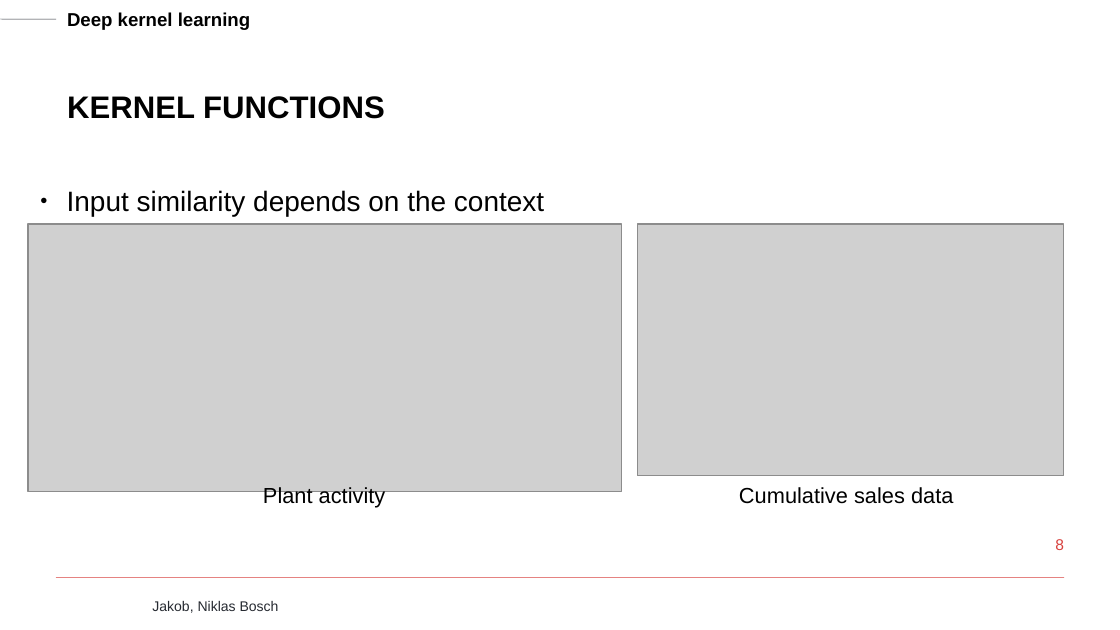
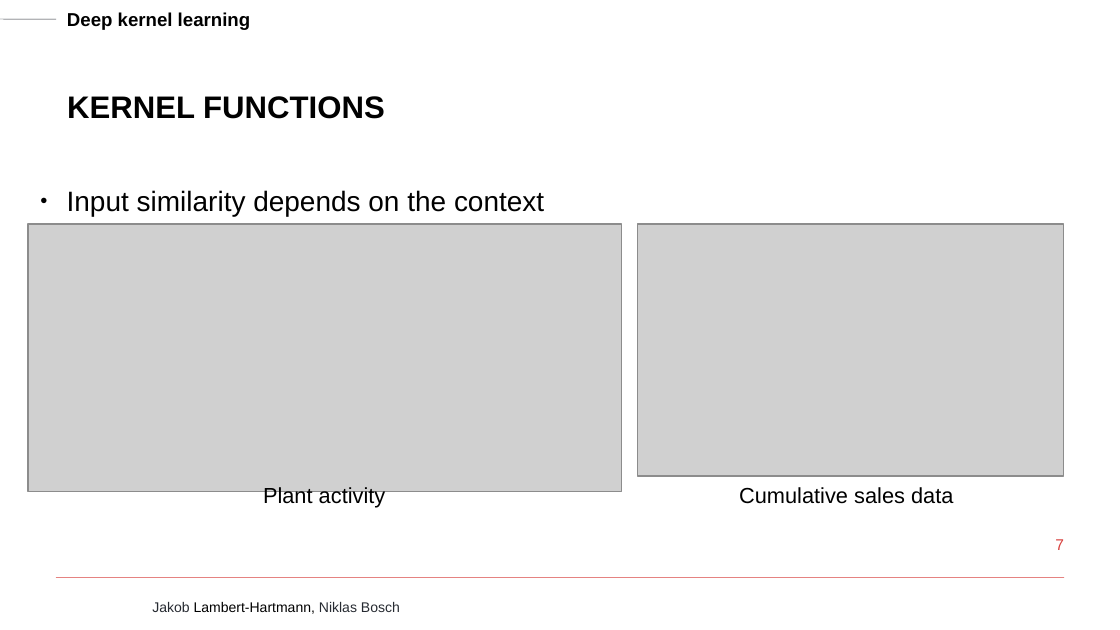
Before and after one commit to Naehrwerte/deep-kernel-learning, a slide deck: slide 7 of slides/jakob-slides.pptx (slide 8 before the commit). Drawn at 1120x630 pixels with LibreOffice and Linux fonts; fonts in the diff are those of the drawing; grey boxes stand for pictures; background and template pictures are left out. Boxes give left, top, right and bottom in pixels: in the first picture for what was removed or moved away, otherwise in the second. Text is boxed around its words. In the diff, an @@ line names an element or a change of style, - is before the commit and + after.

```diff
--- a/slides/jakob-slides.pptx
+++ b/slides/jakob-slides.pptx
@@ page number at bbox=[1055, 539, 1064, 550]: text changed @@
-8
+7
@@ text at bbox=[152, 602, 400, 614]: text changed; text colour #262A31 to #000000 @@
-Jakob, Niklas Bosch
+Jakob Lambert-Hartmann, Niklas Bosch
```
Also in this commit, not shown: 12 other slides changed, 5 slides added, 4 slides removed.
